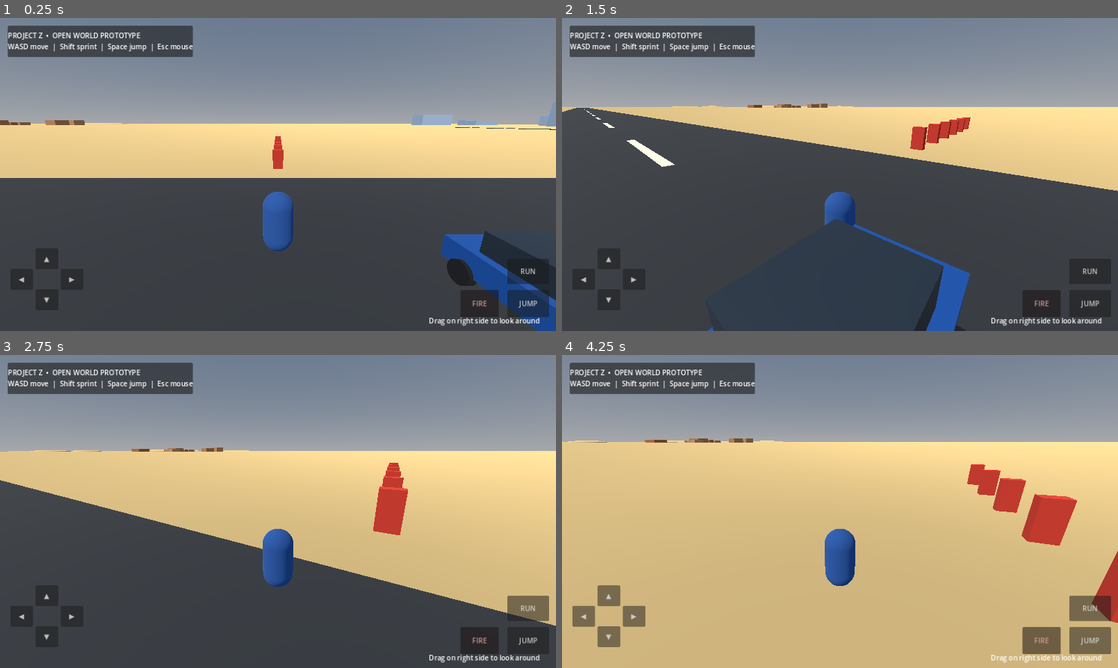
Above: before the commit, frames 1-4 (two rows, left to right).
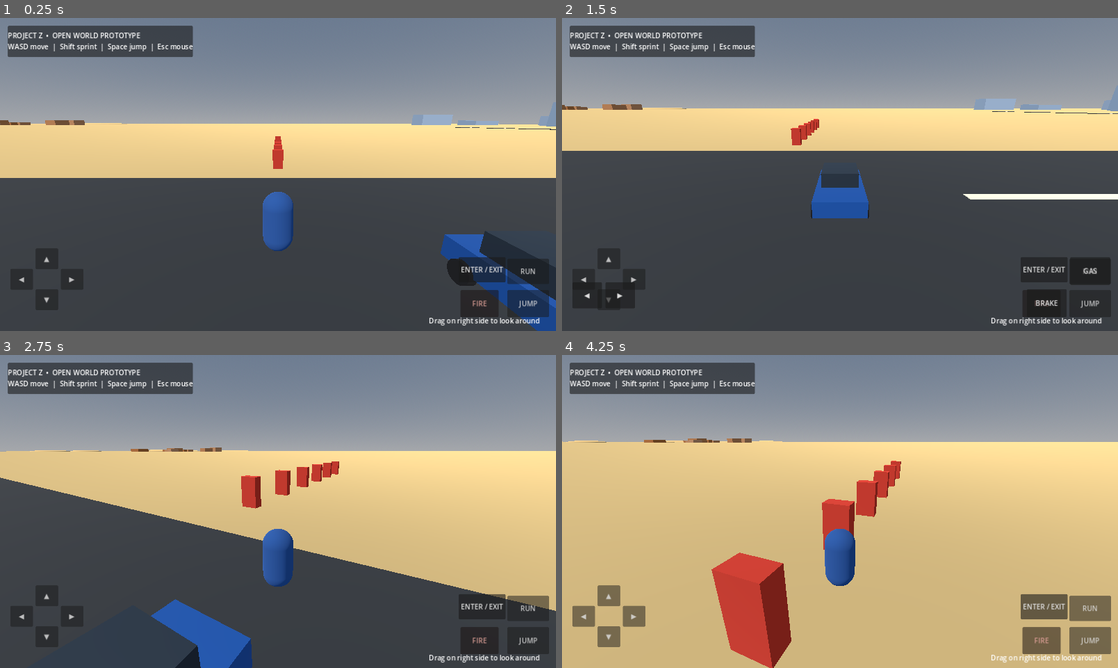
Above: after the commit, the same moments.

Repository: gyarasigujjar57-ops/ProjectZ-OpenWorld
Game: Godot game, scene res://scenes/Main.tscn
Same seed, same stepped clock (60 frames per second), same inputs: the game is played once before the commit and once after it.
Inputs (mouse positions are in pixels of both pictures, inside the frame that each line leads up to):
- Up to frame 1 (0.25 s): no input
- Up to frame 2 (1.5 s): tap Enter (ui_accept) at 0.5, 0.77 s; move the mouse to (962, 158) at 0.52 s; hold Right (ui_right) 0.53-1.28 s; tap E at 0.6, 1.35 s; click (962, 158) at 0.67 s; move the mouse to (812, 174) at 1.27 s; hold Up (ui_up) from 1.28 s (still down)
- Up to frame 3 (2.75 s): keep holding Up (ui_up); tap Enter (ui_accept) at 1.52 s; move the mouse to (289, 505) at 2.02 s; hold Shift from 2.03 s (still down); tap E at 2.3 s
- Up to frame 4 (4.25 s): keep holding Up (ui_up); move the mouse to (834, 517) at 2.77 s; release Shift at 2.78 s; tap E at 2.85, 3.6 s; click (834, 517) at 2.92 s; tap Enter (ui_accept) at 3.02, 3.77 s; move the mouse to (878, 514) at 3.52 s

The runs differ from the first frame. In frame 1, 0.5% of the frame differs, in the area x 82-91%, y 76-85%; in frame 2, 13%, in the area x 0-100%, y 21-100%; in frame 3, 7.1%; in frame 4, 8.5%.

Commit message:
Add enter and exit vehicle controls

Diff:
--- a/scripts/player.gd
+++ b/scripts/player.gd
@@ -9,6 +9,7 @@
 var camera: Camera3D
 var touch_move := Vector2.ZERO
 var touch_sprint := false
+var current_vehicle: CharacterBody3D
 
 func _ready() -> void:
 	var shape := CapsuleShape3D.new()
@@ -73,6 +74,14 @@
 	jump.modulate = Color(1, 1, 1, 0.85)
 	layer.add_child(jump)
 	jump.button_down.connect(func(): _mobile_jump())
+	var enter := Button.new()
+	enter.text = "ENTER / EXIT"
+	enter.set_anchors_preset(Control.PRESET_BOTTOM_RIGHT)
+	enter.position = Vector2(-224, -170)
+	enter.size = Vector2(108, 58)
+	enter.focus_mode = Control.FOCUS_NONE
+	layer.add_child(enter)
+	enter.button_down.connect(func(): _toggle_vehicle())
 	var fire := Button.new()
 	fire.text = "FIRE"
 	fire.set_anchors_preset(Control.PRESET_BOTTOM_RIGHT)
@@ -111,6 +120,8 @@
 		velocity.y = jump_velocity
 
 func _unhandled_input(event: InputEvent) -> void:
+	if event is InputEventKey and event.pressed and event.keycode == KEY_E:
+		_toggle_vehicle()
 	if event is InputEventMouseButton and event.pressed and event.button_index == MOUSE_BUTTON_LEFT:
 		_shoot()
 	if event is InputEventMouseMotion and Input.mouse_mode == Input.MOUSE_MODE_CAPTURED:
@@ -128,6 +139,8 @@
 		Input.mouse_mode = Input.MOUSE_MODE_VISIBLE
 
 func _physics_process(delta: float) -> void:
+	if current_vehicle != null:
+		return
 	if not is_on_floor():
 		velocity.y -= gravity * delta
 	var keyboard := Input.get_vector("ui_left", "ui_right", "ui_up", "ui_down")
@@ -154,3 +167,25 @@
 	var collider = hit_result.get("collider")
 	if collider != null and collider.has_method("hit"):
 		collider.hit()
+
+
+func _toggle_vehicle() -> void:
+	if current_vehicle != null:
+		if current_vehicle.has_method("exit_vehicle"):
+			current_vehicle.exit_vehicle()
+		return
+	var nearest: Node = null
+	var nearest_distance := 4.5
+	for vehicle in get_tree().get_nodes_in_group("vehicles"):
+		if not is_instance_valid(vehicle):
+			continue
+		var distance := global_position.distance_to(vehicle.global_position)
+		if distance < nearest_distance:
+			nearest = vehicle
+			nearest_distance = distance
+	if nearest != null and nearest.has_method("enter_vehicle"):
+		current_vehicle = nearest
+		nearest.enter_vehicle(self)
+
+func vehicle_exited() -> void:
+	current_vehicle = null
